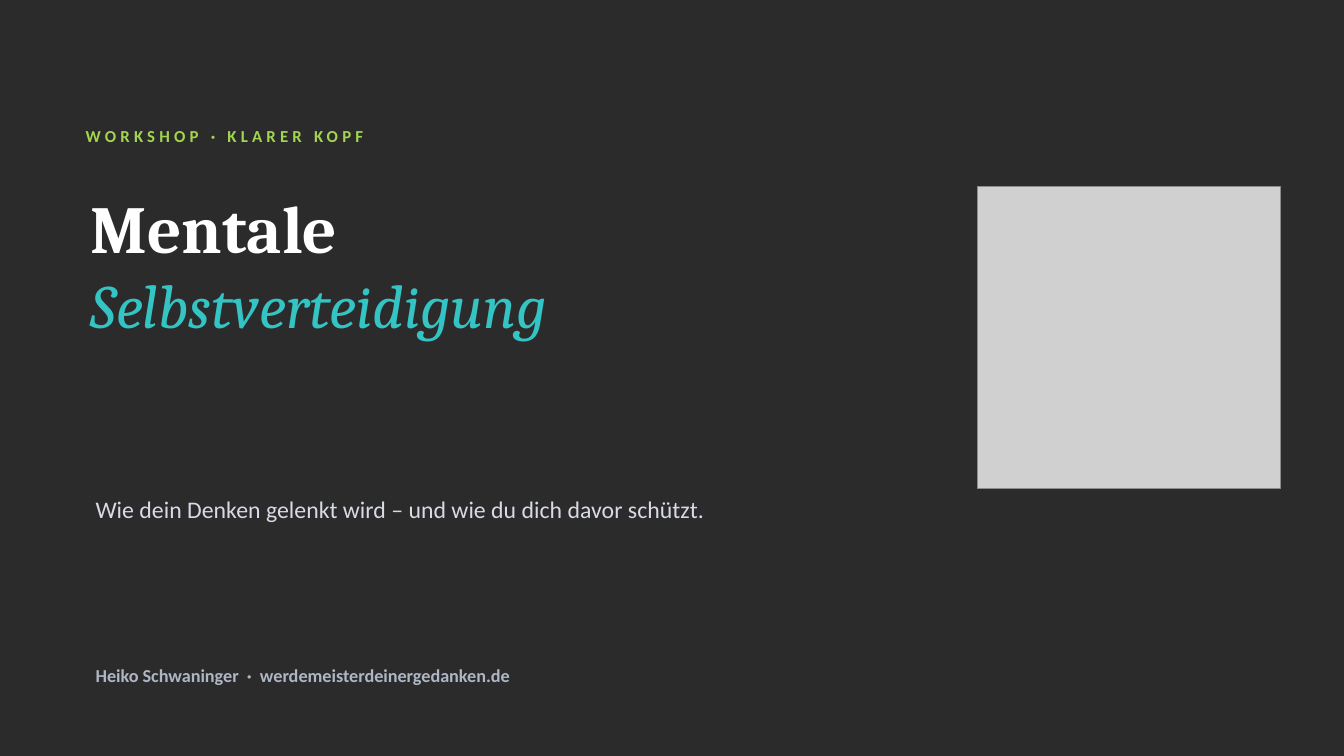
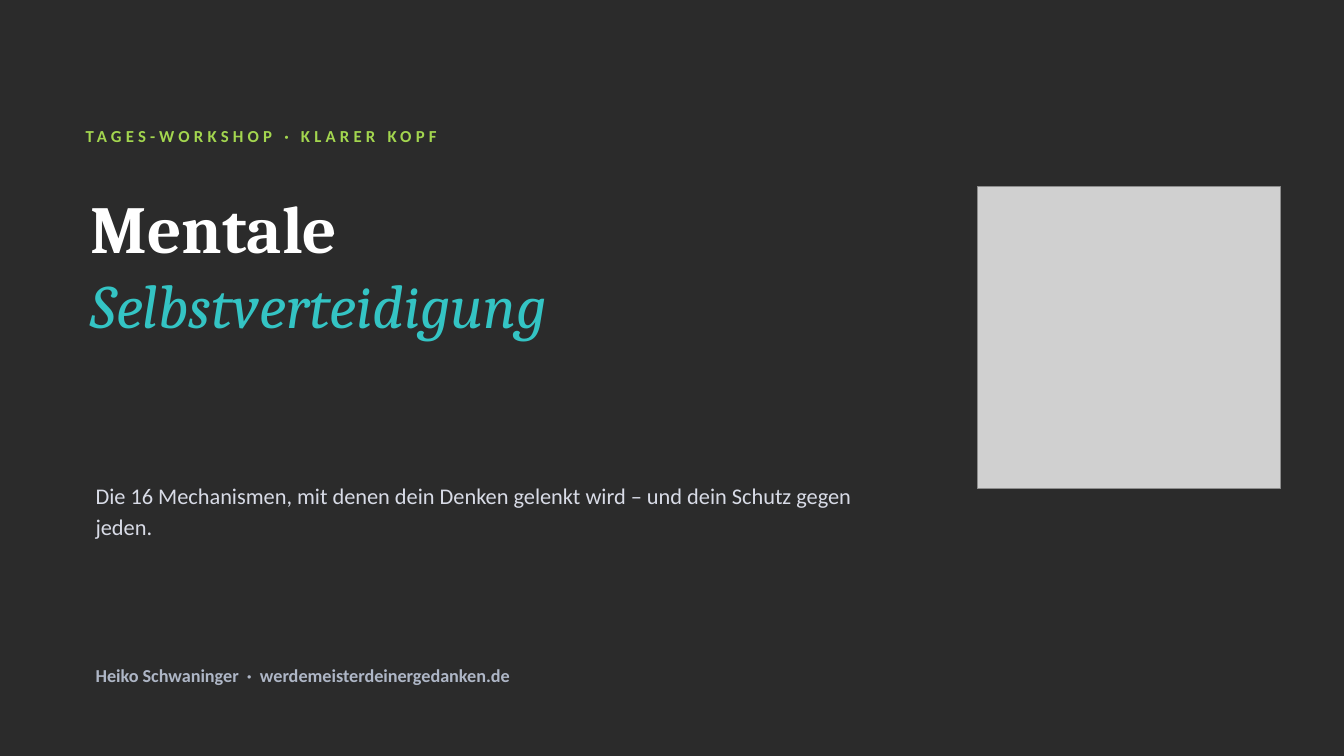
Before and after one commit to Heiko888/werdemeisterdeinergedanken, a slide deck: slide 1 of docs/workshop/mentale-selbstverteidigung/WMDG-Workshop-Mentale-Selbstverteidigung.pptx. Drawn at 1344x756 pixels with LibreOffice and Linux fonts; fonts in the diff are those of the drawing; grey boxes stand for pictures; background and template pictures are left out; a plain dark background stands for a picture behind light text. Boxes give left, top, right and bottom in pixels: in the first picture for what was removed or moved away, otherwise in the second. Text is boxed around its words. In the diff, an @@ line names an element or a change of style, - is before the commit and + after.

```diff
--- a/docs/workshop/mentale-selbstverteidigung/WMDG-Workshop-Mentale-Selbstverteidigung.pptx
+++ b/docs/workshop/mentale-selbstverteidigung/WMDG-Workshop-Mentale-Selbstverteidigung.pptx
@@ text at [86,131,363,142]: text changed @@
-WORKSHOP · KLARER KOPF
+TAGES-WORKSHOP · KLARER KOPF
@@ text at [96,488,851,539]: text changed; size 17 to 16 pt @@
-Wie dein Denken gelenkt wird – und wie du dich davor schützt.
+Die 16 Mechanismen, mit denen dein Denken gelenkt wird – und dein Schutz gegen jeden.
```
Also in this commit, not shown: 8 other slides changed, 15 slides added, 5 slides removed, 3 other files.
